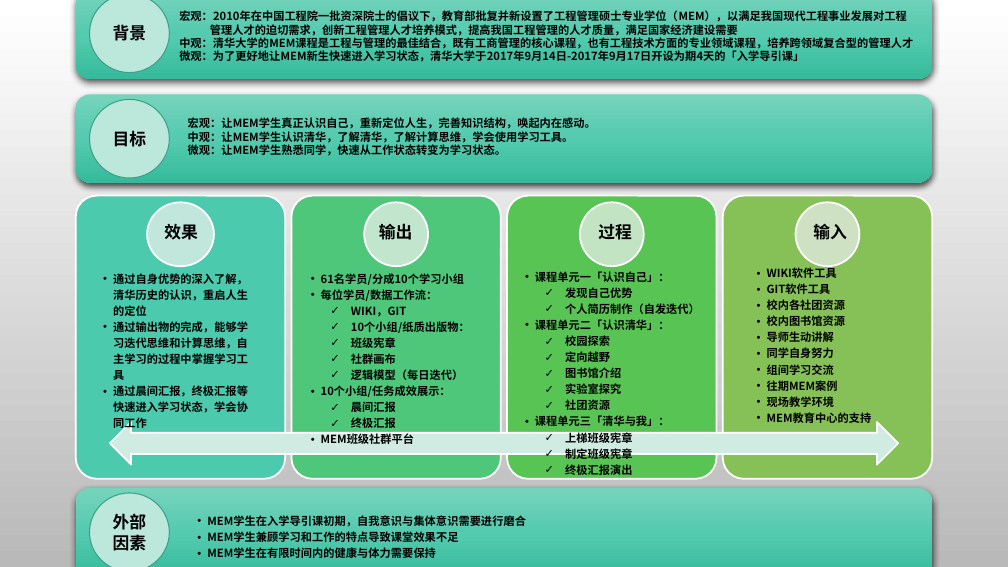
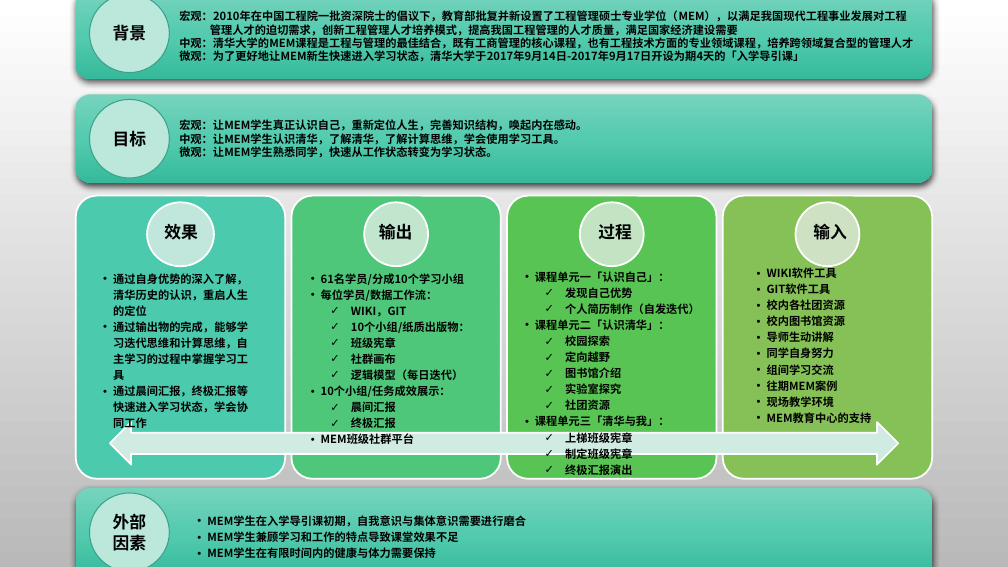
Before and after one commit to Tisingdeng/2017-TSINGHUA-MEM-Group3, a slide deck: slide 1 of 学生手册逻辑模型_2017级第三组.pptx. Drawn at 1008x567 pixels with LibreOffice and Linux fonts; fonts in the diff are those of the drawing; background and template pictures are left out. Boxes give left, top, right and bottom in pixels: in the first picture for what was removed or moved away, otherwise in the second. Text is boxed around its words. In the diff, an @@ line names an element or a change of style, - is before the commit and + after.

Commit message:
全面修改了逻辑模型

```diff
--- a/学生手册逻辑模型_2017级第三组.pptx
+++ b/学生手册逻辑模型_2017级第三组.pptx
@@ text "宏观：让MEM学生真正认识自己，重新定位人生，完善知识结构，唤起内在感动。": place and size @@
-text "宏观：让MEM学生真正认识自己，重新定位人生，完善知识结构，唤起内在感动。" at (188, 117, 596, 156)
+text "宏观：让MEM学生真正认识自己，重新定位人生，完善知识结构，唤起内在感动。" at (179, 119, 587, 157)
```
